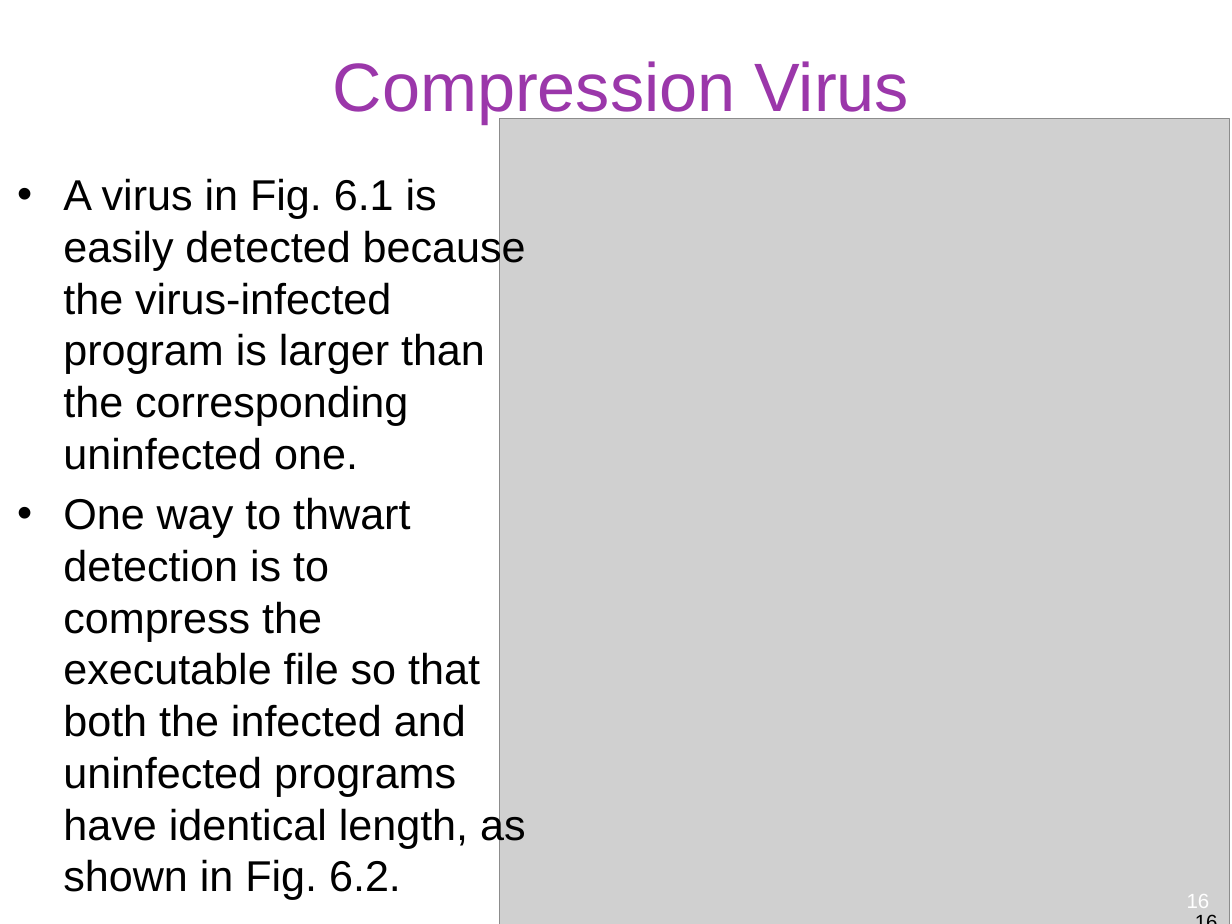
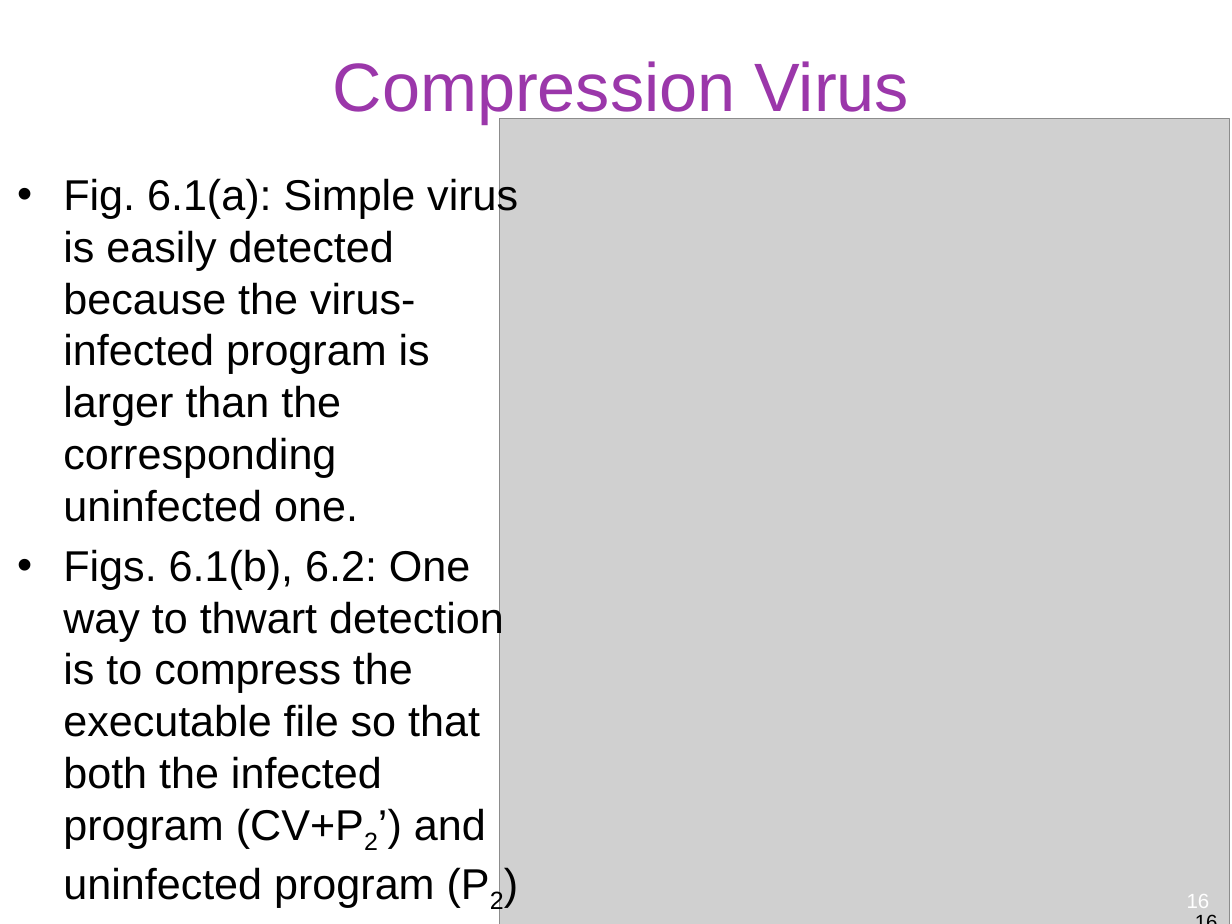
Before and after one commit to gulaoshi/gu.github.io, a slide deck: slide 16 of InfoSec/PPTs/L7-CH06-Malicious Software.pptx. Drawn at 1232x924 pixels with LibreOffice and Linux fonts; fonts in the diff are those of the drawing; grey boxes stand for pictures. Boxes give left, top, right and bottom in pixels: in the first picture for what was removed or moved away, otherwise in the second. Text is boxed around its words. In the diff, an @@ line names an element or a change of style, - is before the commit and + after.

```diff
--- a/InfoSec/PPTs/L7-CH06-Malicious Software.pptx
+++ b/InfoSec/PPTs/L7-CH06-Malicious Software.pptx
@@ text at box(63, 175, 518, 848): text changed @@
-• A virus in Fig. 6.1 is easily detected because the virus-infected program is larger than the corresponding uninfected one.
-• One way to thwart detection is to compress the executable file so that both the infected and uninfected programs have identical length, as shown in Fig. 6.2.
+• Fig. 6.1(a): Simple virus is easily detected because the virus-infected program is larger than the corresponding uninfected one.
+• Figs. 6.1(b), 6.2: One way to thwart detection is to compress the executable file so that both the infected program (CV+P2’) and uninfected program (P2) have identical size.
```
Also in this commit, not shown: 4 other slides changed, 1 other file.
